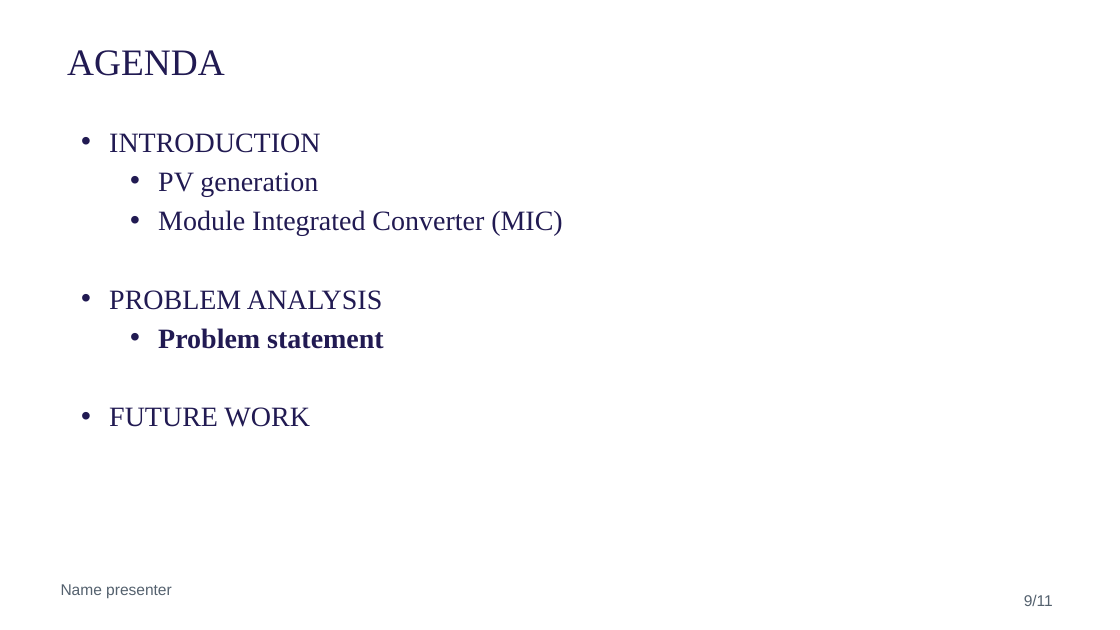
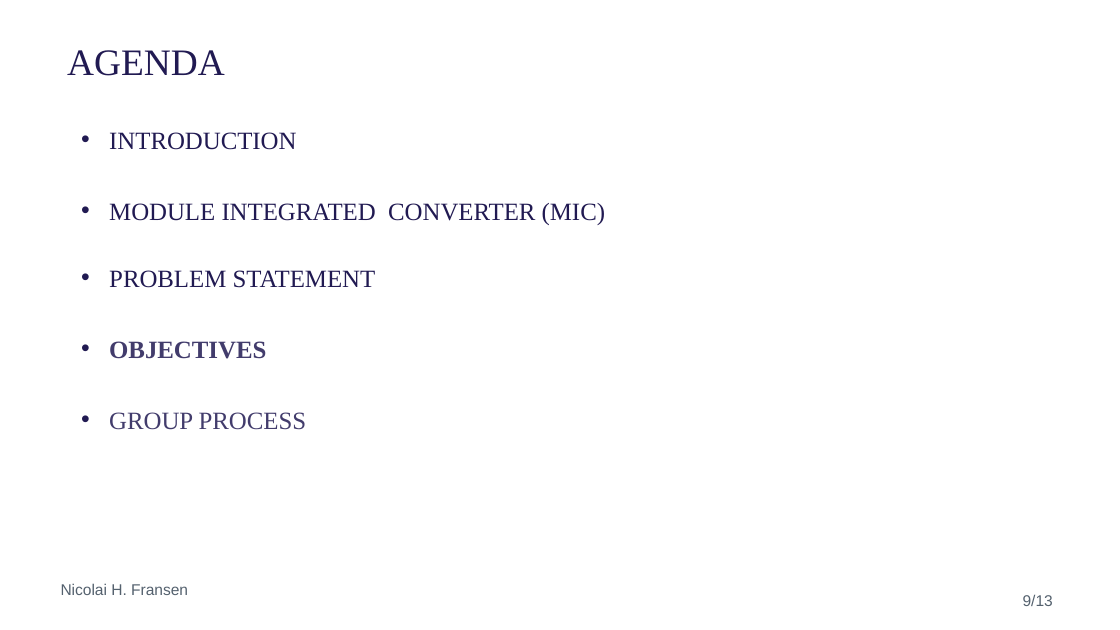
Before and after one commit to NicolaiFransen/Semester-Project-PED1, a slide deck: slide 9 of Reports/Presentation_P0_11_10.pptx (slide 15 before the commit). Drawn at 1120x630 pixels with LibreOffice and Linux fonts; fonts in the diff are those of the drawing; background and template pictures are left out. Boxes give left, top, right and bottom in pixels: in the first picture for what was removed or moved away, otherwise in the second. Text is boxed around its words. In the diff, an @@ line names an element or a change of style, - is before the commit and + after.

```diff
--- a/Reports/Presentation_P0_11_10.pptx
+++ b/Reports/Presentation_P0_11_10.pptx
@@ text at bbox=[109, 132, 296, 150]: size 18 to 16 pt in "INTRODUCTION" @@
@@ text at bbox=[109, 203, 605, 430]: text changed; size 18 to 16 pt @@
-    • PV generation
-    • Module Integrated Converter (MIC)
-• PROBLEM ANALYSIS
-    • Problem statement
-• FUTURE WORK
+• MODULE INTEGRATED CONVERTER (MIC)
+• PROBLEM STATEMENT
+• OBJECTIVES
+• GROUP PROCESS
@@ text at bbox=[61, 583, 188, 595]: text changed @@
-Name presenter
+Nicolai H. Fransen
@@ page number at bbox=[1023, 594, 1053, 606]: text changed @@
-9/11
+9/13
```
Also in this commit, not shown: 8 other slides changed, 3 slides added, 8 slides removed.
